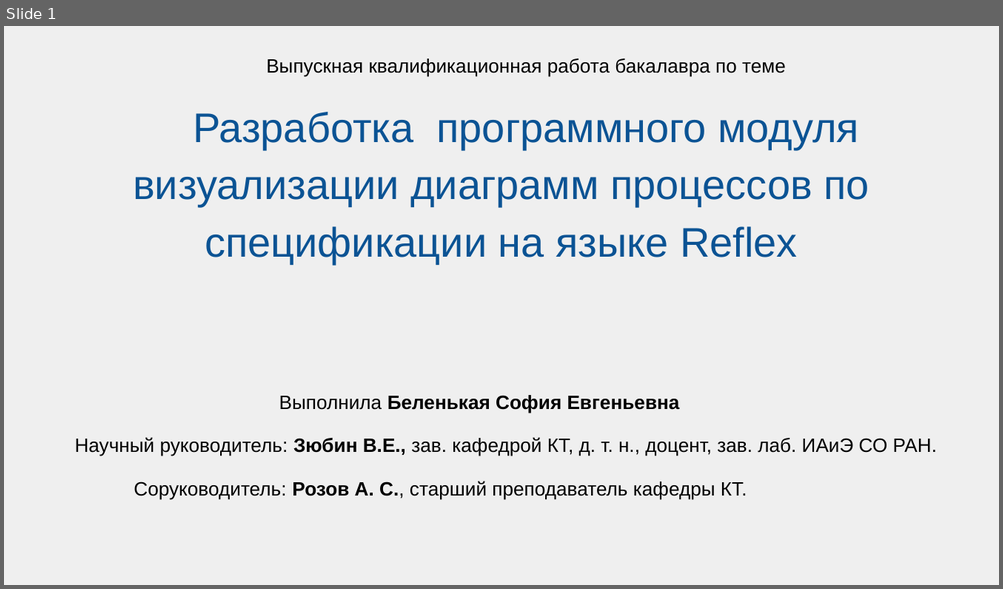
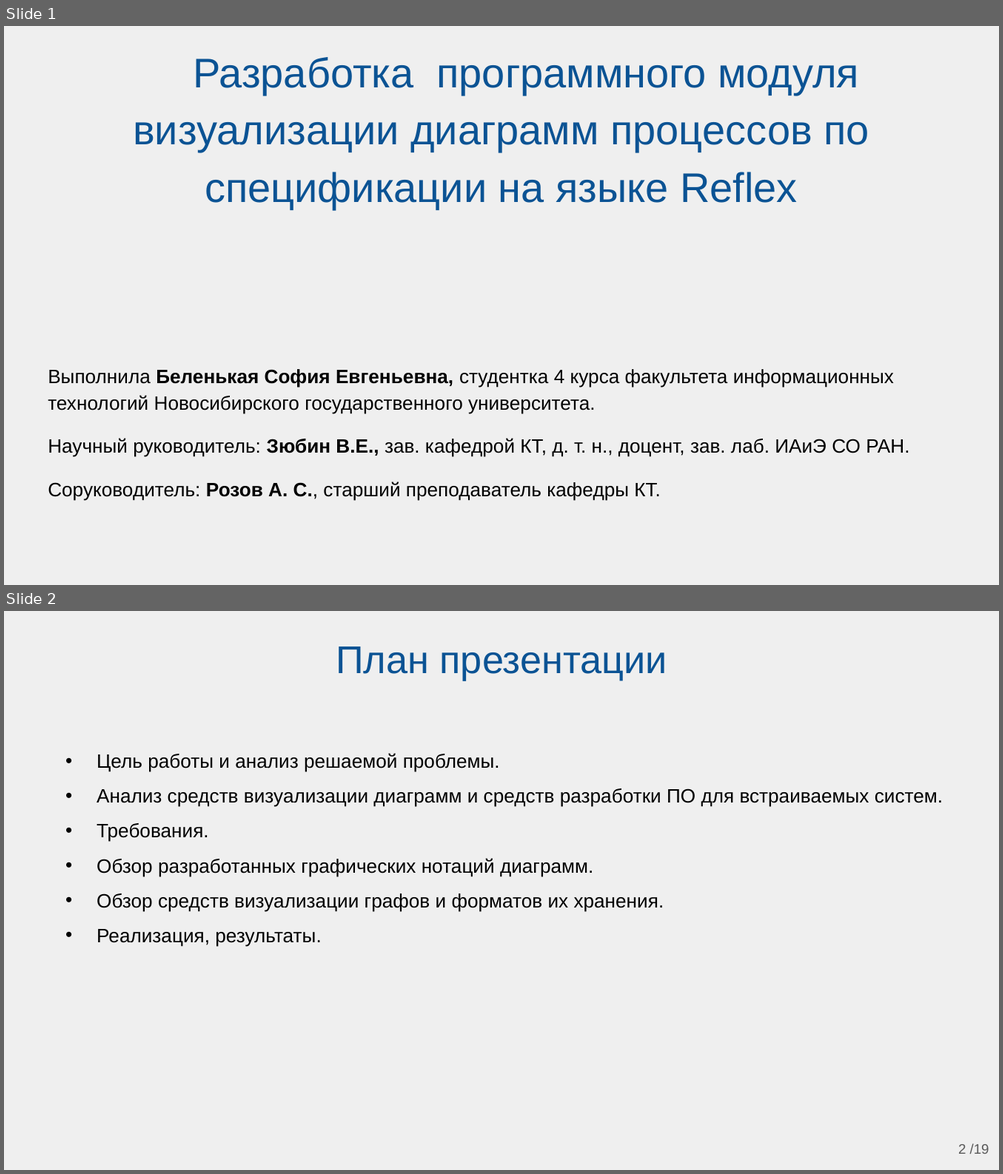
Before and after one commit to Belenkaia/Diagram-visualisation, a slide deck: презентации/МНСК_2.pptx. Shown one above the other, each under a label of ours: slide 1 before the commit, slides 1 and 2 after it. The pictures are 1003x589 and 1003x1174 pixels, drawn with LibreOffice and Linux fonts; fonts in the diff are those of the drawing. Boxes give left, top, right and bottom in pixels: in the first picture for what was removed or moved away, otherwise in the second. Text is boxed around its words. In the diff, an @@ line names an element or a change of style, - is before the commit and + after.

```diff
--- a/презентации/МНСК_2.pptx
+++ b/презентации/МНСК_2.pptx
@@ slide 2 added at (x1=4, y1=611, x2=999, y2=1170), background #EFEFEF @@
@@ title added at (x1=336, y1=647, x2=667, y2=681), 28 pt, text #0B5394 @@
+План презентации
@@ text added at (x1=96, y1=753, x2=942, y2=946), 14 pt, text #000000 @@
+• Цель работы и анализ решаемой проблемы.
+• Анализ средств визуализации диаграмм и средств разработки ПО для встраиваемых систем.
+• Требования.
+• Обзор разработанных графических нотаций диаграмм.
+• Обзор средств визуализации графов и форматов их хранения.
+• Реализация, результаты.
@@ page number added at (x1=958, y1=1144, x2=989, y2=1154), 10 pt, text #595959 @@
+2 /19
@@ slide 1 changed as well @@
@@ title at (x1=266, y1=59, x2=785, y2=77): paragraph removed @@
-Выпускная квалификационная работа бакалавра по теме
@@ subtitle "Выполнила Беленькая София Евгеньевна, студентка ..." moved from (x1=75, y1=395, x2=936, y2=500) to (x1=48, y1=369, x2=909, y2=501) @@
@@ subtitle at (x1=48, y1=369, x2=893, y2=414): text changed; bold off @@
-Выполнила Беленькая София Евгеньевна
+Выполнила Беленькая София Евгеньевна, студентка 4 курса факультета информационных технологий Новосибирского государственного университета.
```
Also in this commit, not shown: 14 other slides changed, 3 other slides added, 33 other files.
